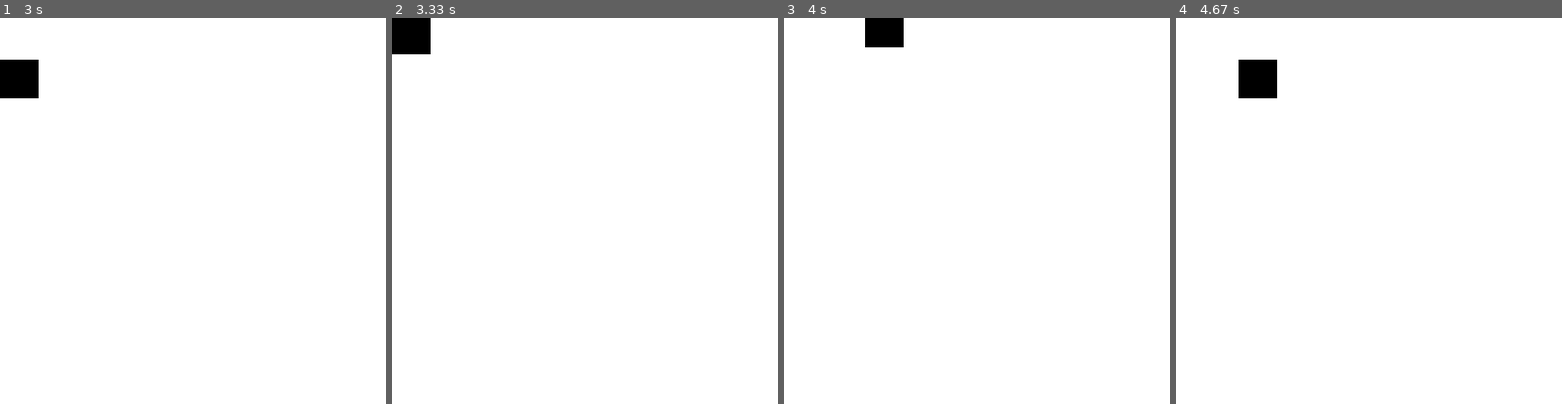
Above: before the commit, frames 1-4 (left to right).
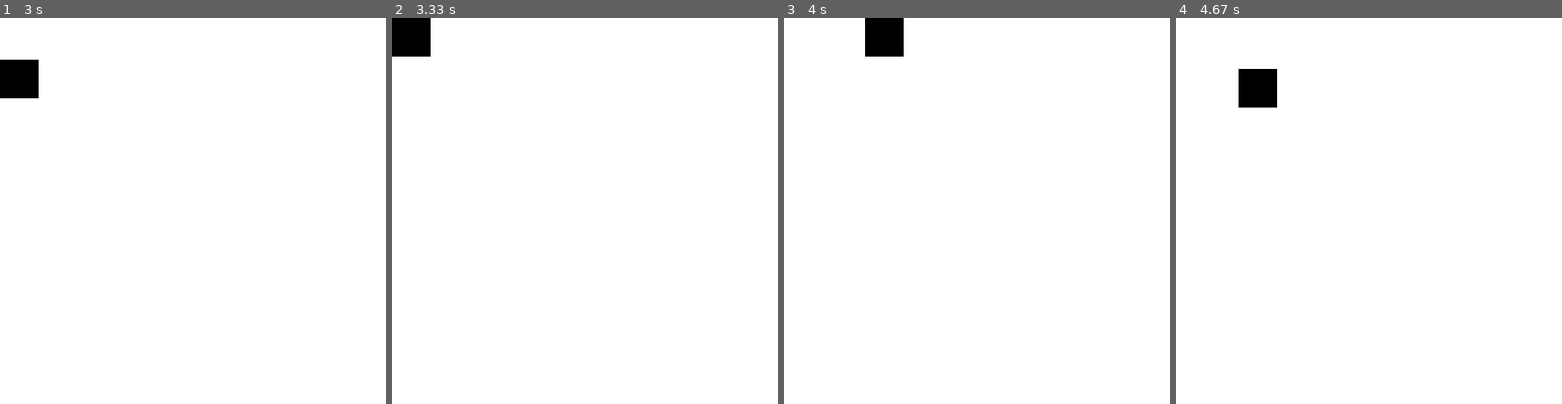
Above: after the commit, the same moments.

Repository: albashzia/Python_Pygame_Practice_Programs
Game: pygame game, started from Code/boundaries.py
Two runs of this game, one before a commit and one after it. Both use one fixed random seed, a clock stepped at 60 frames per second and the inputs below.
Inputs:
- Up to frame 1 (3 s): hold Right 0.33-0.8 s; hold Right 1.17-1.63 s; hold Left 1.67-2.2 s; hold Down 2.23-2.53 s; hold Left 2.57-2.97 s
- Up to frame 2 (3.33 s): hold Up from 3 s (still down)
- Up to frame 3 (4 s): release Up at 3.37 s; hold Right from 3.4 s (still down)
- Up to frame 4 (4.67 s): release Right at 4.03 s; hold Down 4.07-4.43 s; hold Left from 4.47 s (still down)

Frame 1 is identical in both runs. In frame 2, less than 0.1% of the frame differs, in the area x 0-10%, y 9-10%; in frame 3, 0.2%; in frame 4, 0.5%, in the area x 16-27%, y 10-24%.

Commit message:
Defining the upper bounds of the rectangle so the rectangle doesn't gets out of the bounds from top

Diff:
--- a/Code/boundaries.py
+++ b/Code/boundaries.py
@@ -22,7 +22,7 @@
             done = False
 
     keys = pygame.key.get_pressed()
-    if keys[pygame.K_UP]:
+    if keys[pygame.K_UP] and y > 0:
         y -= velocity
     if keys[pygame.K_DOWN]:
         y += velocity
